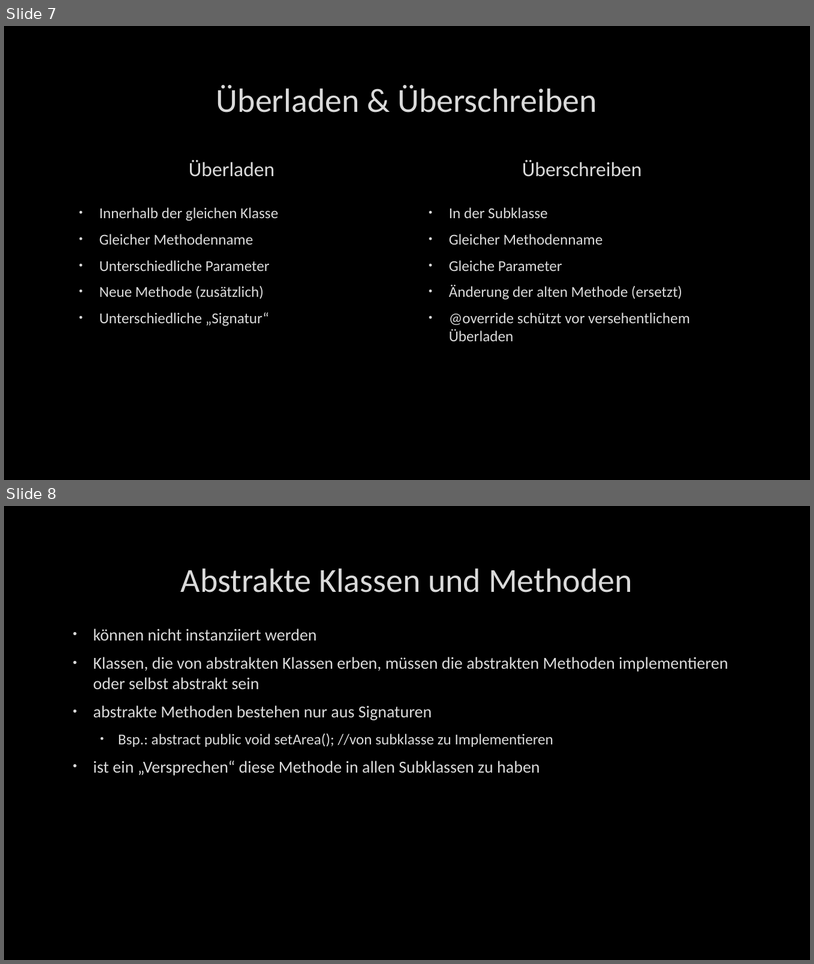
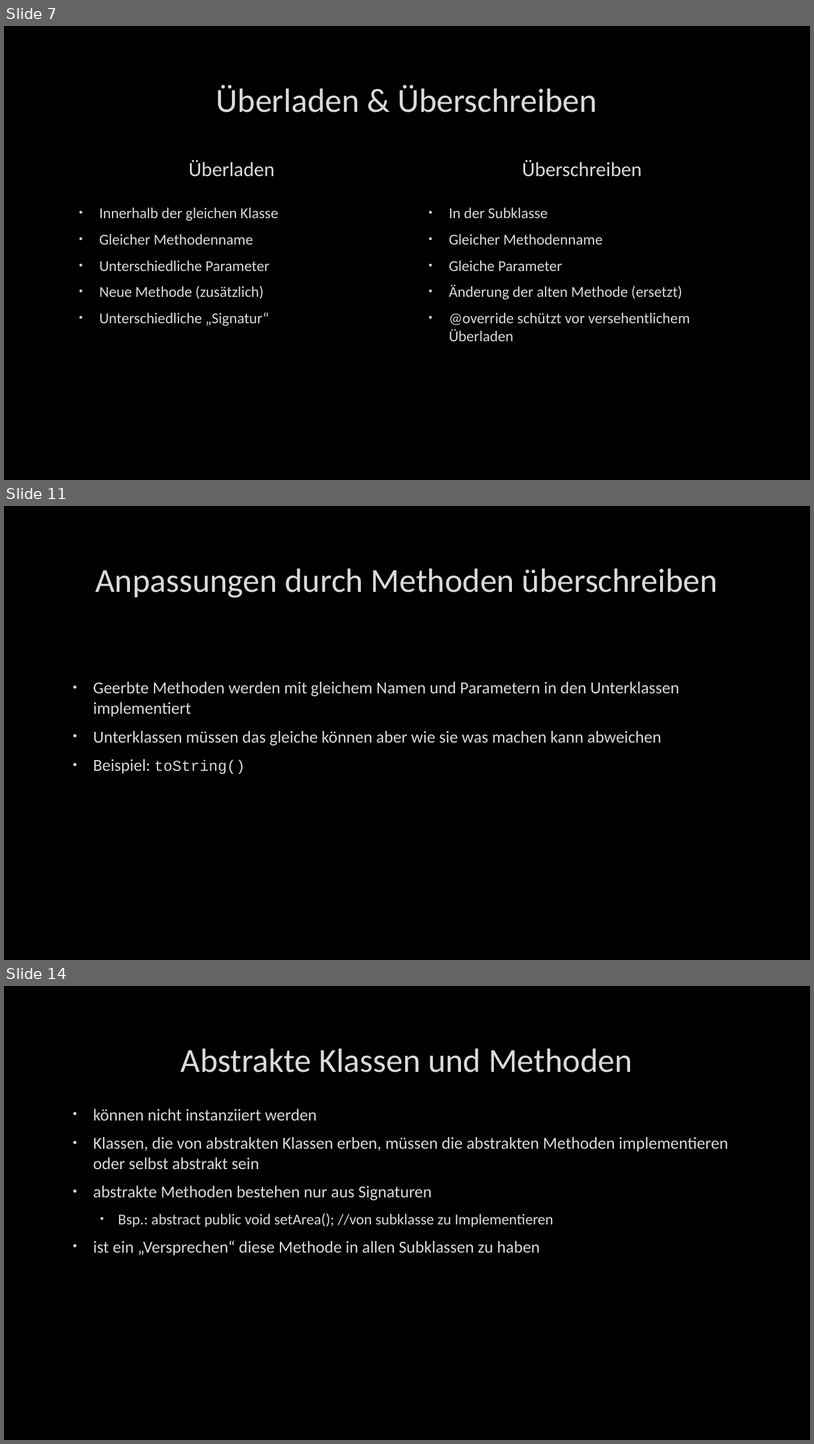
Before and after one commit to lenzge/wgplaner, a slide deck: Nachdenkzettel/03_Vererbung_präsi.pptx. Shown one above the other, each under a label of ours: slides 7 and 8 before the commit, slides 7, 11 and 14 after it; the slides between them are not shown. The pictures are 814x964 and 814x1444 pixels, drawn with LibreOffice and Linux fonts; fonts in the diff are those of the drawing; background and template pictures are left out. Boxes give left, top, right and bottom in pixels: in the first picture for what was removed or moved away, otherwise in the second. Text is boxed around its words. In the diff, an @@ line names an element or a change of style, - is before the commit and + after.

```diff
--- a/Nachdenkzettel/03_Vererbung_präsi.pptx
+++ b/Nachdenkzettel/03_Vererbung_präsi.pptx
@@ slide 11 added at (4, 506, 810, 960), background picture (left out) @@
@@ title added at (95, 568, 718, 598), 40 pt, text #DADADA @@
+Anpassungen durch Methoden überschreiben
@@ text added at (93, 681, 680, 774), 20 pt, text #DADADA @@
+• Geerbte Methoden werden mit gleichem Namen und Parametern in den Unterklassen implementiert
+• Unterklassen müssen das gleiche können aber wie sie was machen kann abweichen
+• Beispiel: toString()
@@ what was slide 8 is now slide 14 @@
```
Also in this commit, not shown: 1 slide changed, 5 other slides added.
